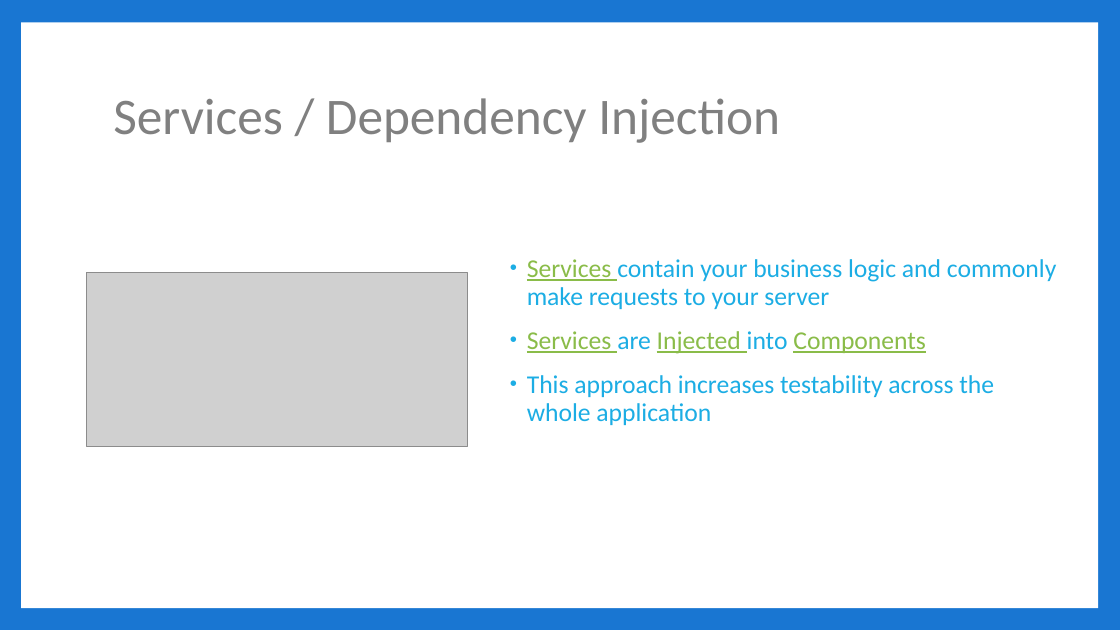
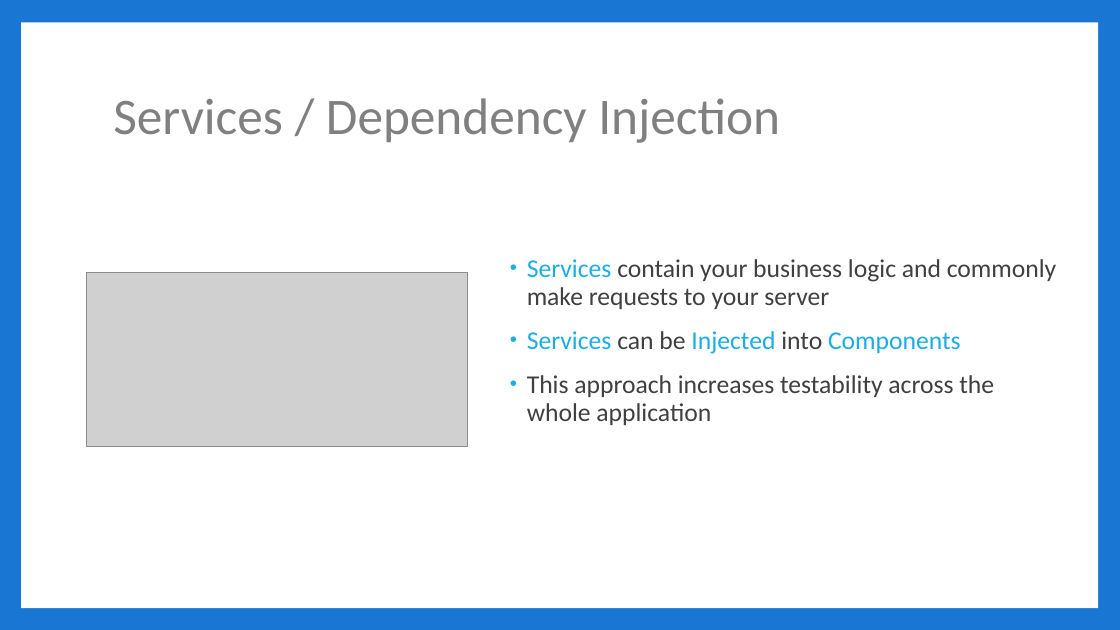
Before and after one commit to jbicks/angular2-demo, a slide deck: slide 6 of Angular2.pptx. Drawn at 1120x630 pixels with LibreOffice and Linux fonts; fonts in the diff are those of the drawing; grey boxes stand for pictures. Boxes give left, top, right and bottom in pixels: in the first picture for what was removed or moved away, otherwise in the second. Text is boxed around its words. In the diff, an @@ line names an element or a change of style, - is before the commit and + after.

```diff
--- a/Angular2.pptx
+++ b/Angular2.pptx
@@ text at [527,259,1057,425]: text colour #8ABC49 to #1CADE4, underline off in "Services"; text colour #1CADE4 to #404040 in "contain your business logic and commonly make ...", "This approach increases testability across the whole ..." @@
@@ text at [527,331,961,354]: text changed; text colour #8ABC49 to #1CADE4 @@
-• Services are Injected into Components
+• Services can be Injected into Components
```
Also in this commit, not shown: 13 other slides changed.
